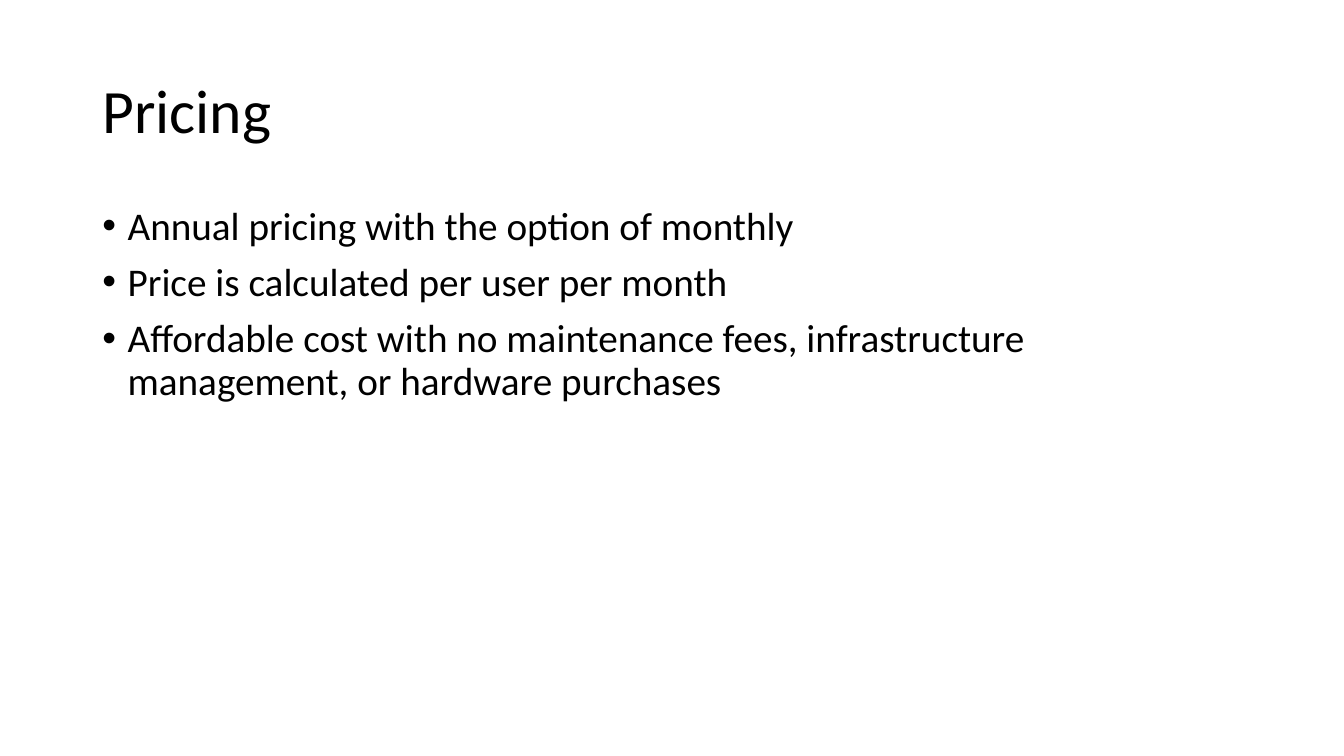
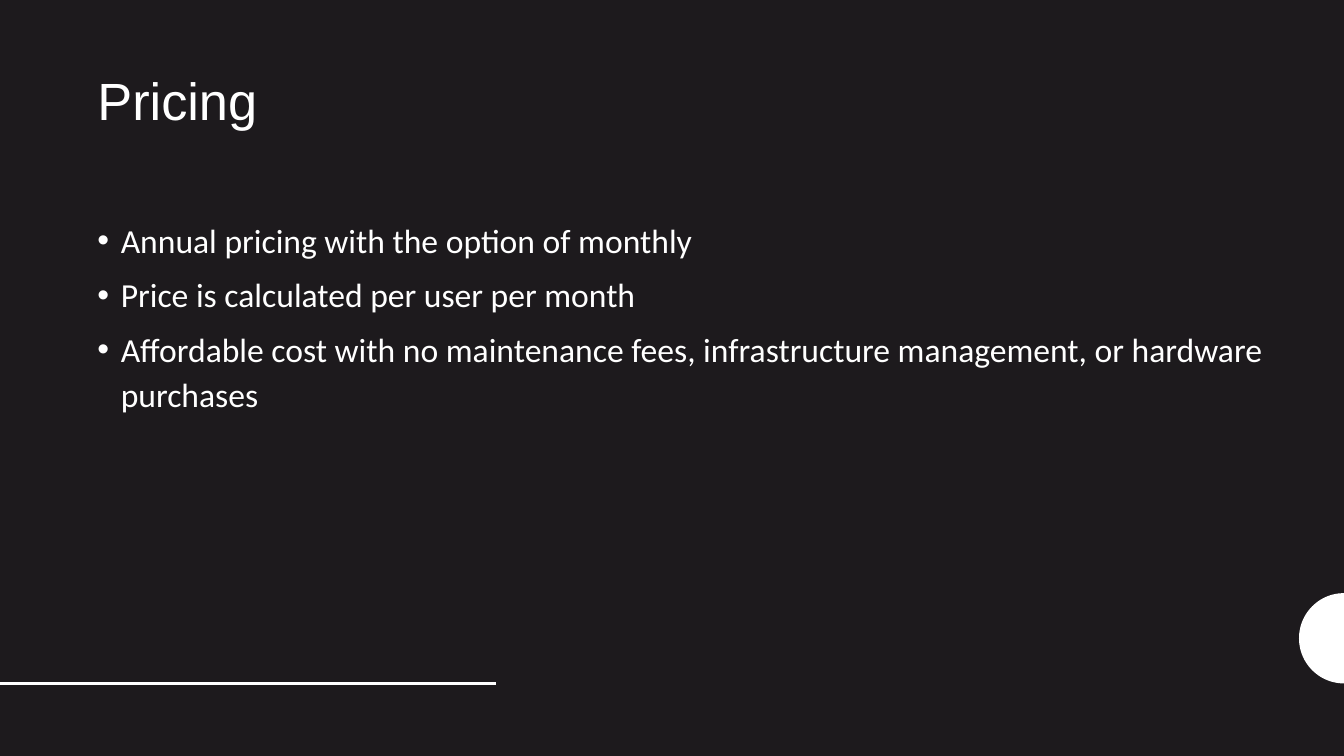
Before and after one commit to Team7-MSBA/BigData-AWS, a slide deck: slide 8 of QuickSight.pptx. Drawn at 1344x756 pixels with LibreOffice and Linux fonts; fonts in the diff are those of the drawing. Boxes give left, top, right and bottom in pixels: in the first picture for what was removed or moved away, otherwise in the second. Text is boxed around its words. In the diff, an @@ line names an element or a change of style, - is before the commit and + after.

```diff
--- a/QuickSight.pptx
+++ b/QuickSight.pptx
@@ background #FFFFFF to #1D1A1D @@
@@ title "Pricing": place and size @@
-title "Pricing" at <box>102,90,271,144</box>
+title "Pricing" at <box>97,82,257,130</box>
@@ title "Pricing" at <box>97,82,257,130</box>: size 44 to 37.3 pt, font Calibri to Arial, text colour #000000 to #FFFFFF; vertical alignment middle to top @@
@@ text "Annual pricing with the option ...": place and size @@
-text "Annual pricing with the option ..." at <box>128,212,1024,402</box>
+text "Annual pricing with the option ..." at <box>121,229,1262,413</box>
@@ text "Annual pricing with the option ..." at <box>121,229,1262,413</box>: size 28 to 24 pt, text colour #000000 to #FFFFFF; indent changed; line spacing 0.9 to 1.12; less space between paragraphs @@
@@ freeform shape added at <box>1300,593,1344,684</box>, fill #FFFFFF @@
@@ line added from (0, 684) to (496, 684), #FFFFFF 2 pt @@
```
Also in this commit, not shown: 7 other slides changed, 2 slides added, 2 slides removed.
